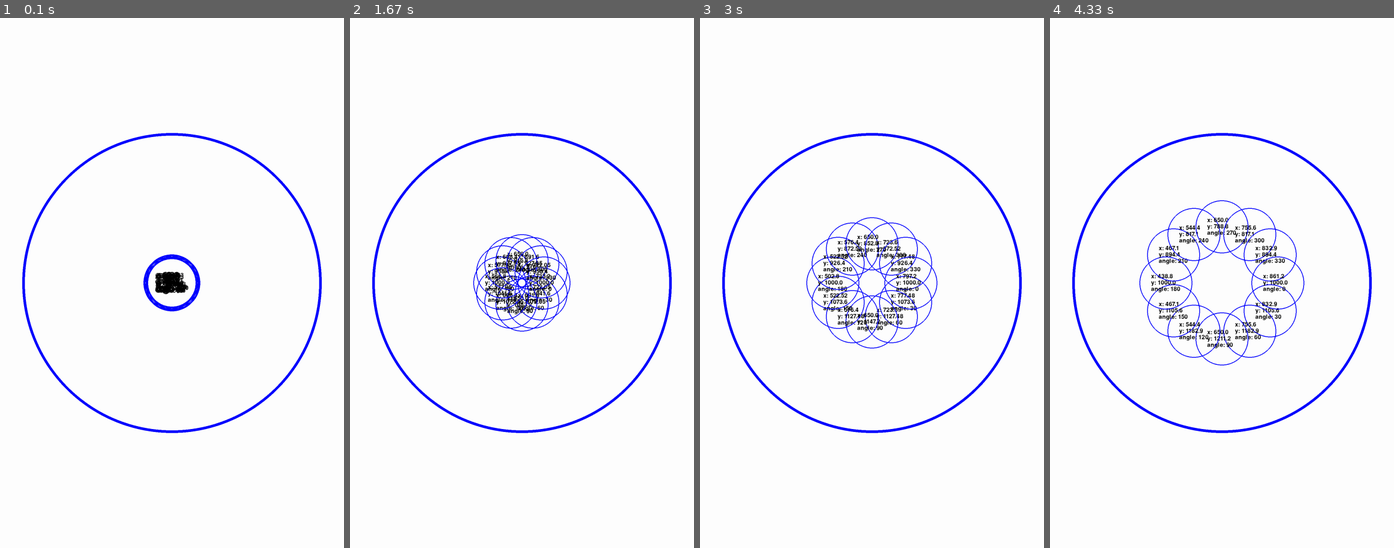
Above: before the commit, frames 1-4 (left to right).
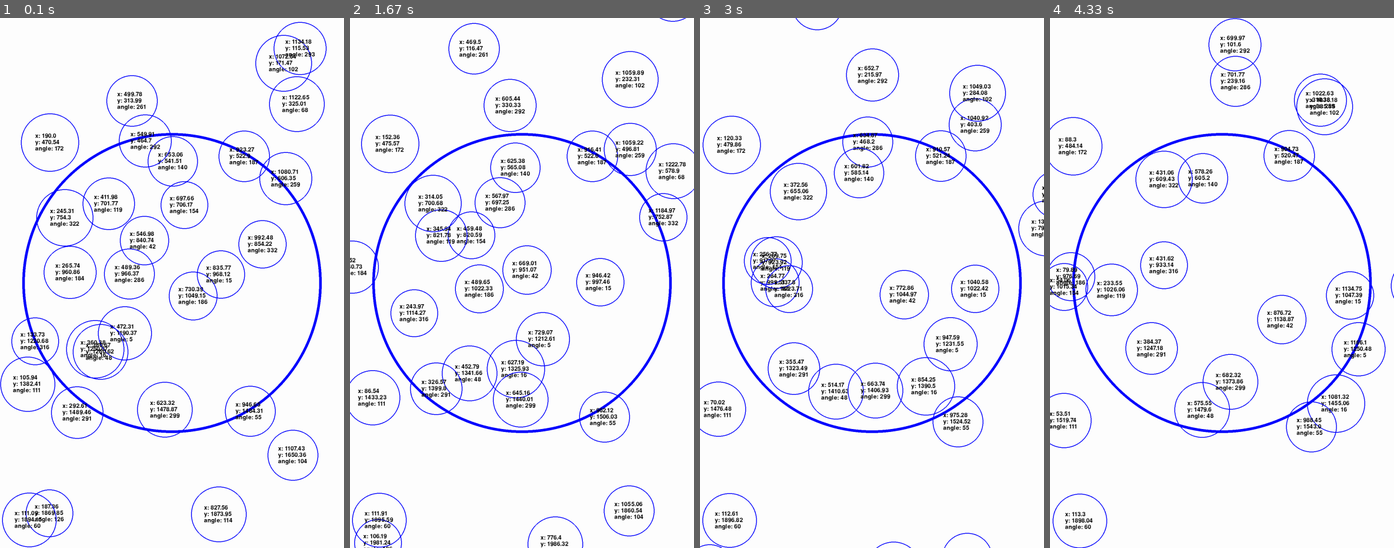
Above: after the commit, the same moments.

Repository: Archanciel/Learning_Pygame
Game: pygame game, started from bouncing_ball_imperfect_collide/move_particle_basic.py
Same seed, same stepped clock (60 frames per second), same inputs: the game is played once before the commit and once after it.
Inputs:
- Up to frame 1 (0.1 s): no input
- Up to frame 2 (1.67 s): no input
- Up to frame 3 (3 s): no input
- Up to frame 4 (4.33 s): no input

The runs differ from the first frame. In frame 1, 7.6% of the frame differs, in the area x 0-96%, y 0-100%; in frame 2, 8.2%, in the area x 0-100%, y 0-100%; in frame 3, 7.6%; in frame 4, 7.4%.

Commit message:
added random prticle creation

Diff:
--- a/bouncing_ball_imperfect_collide/move_particle_basic.py
+++ b/bouncing_ball_imperfect_collide/move_particle_basic.py
@@ -3,8 +3,9 @@
 import random
 import os
 from particledisplaypos import ParticleDisplayPos
+from particle import Particle
 
-PN = 500
+PN = 30
 DIST_MIN = 1
 
 background_colour = (255,255,255)
@@ -30,24 +31,28 @@
 	circleY = w / 2
 	circleR = (h / 2) - 105
 
-#my_particles = []
-#my_particles2 = []
-my_particles3 = []
+my_particles = []
+
 
 angleTwelth = 360 / 12
-
+'''
 if os.name == 'posix':
 	for i in range(1, 13):
 		angleDeg = i * angleTwelth
-#		my_particles.append(ParticleDisplayPos(screen = screen, x=circleX, y=circleY, radius=25, thickness=3, angleDeg=angleDeg, speed=2))
-#		my_particles2.append(ParticleDisplayPos(screen = screen, x=circleX, y=circleY, radius=15, thickness=3, angleDeg=angleDeg, speed=1))
-		my_particles3.append(ParticleDisplayPos(screen = screen, x=circleX, y=circleY, radius=100, thickness=3, angleDeg=angleDeg, speed=0.8))
+		my_particles.append(ParticleDisplayPos(screen=screen, x=circleX, y=circleY, radius=100, thickness=3, angleDeg=angleDeg, speed=0.8))
 else:
 	for i in range(1, 13):
 		angleDeg = i * angleTwelth
-#		my_particles.append(ParticleDisplayPos(screen = screen, x=circleX, y=circleY, radius=25, thickness=1, angleDeg=angleDeg, speed=0.2))
-#		my_particles2.append(ParticleDisplayPos(screen = screen, x=circleX, y=circleY, radius=15, thickness=1, angleDeg=angleDeg, speed=0.1))
-		my_particles3.append(ParticleDisplayPos(screen = screen, x=circleX, y=circleY, radius=70, thickness=1, angleDeg=angleDeg, speed=0.08))
+		my_particles.append(ParticleDisplayPos(screen=screen, x=circleX, y=circleY, radius=70, thickness=1, angleDeg=angleDeg, speed=0.08))
+'''
+for n in range(PN):
+    radius = random.randint(90, 110)
+    x = random.randint(radius, width - radius)
+    y = random.randint(radius, height - radius)
+    speed = random.random() * 3
+    angle = random.uniform(0, 360)
+    particle = ParticleDisplayPos(screen, x, y, radius, 3, angle, speed)
+    my_particles.append(particle)
 
 running = True
 
@@ -62,15 +67,8 @@
 	else:
 		pygame.draw.circle(screen, (0, 0, 255), (round(circleX), round(circleY)), round(circleR), 1)
 
-#	for particle in my_particles:
-#		particle.move()
-#		particle.display()
 
-#	for particle in my_particles2:
-#		particle.move_tuto()
-#		particle.display()
-
-	for particle in my_particles3:
+	for particle in my_particles:
 		particle.my_move()
 		#particle.move()
 		#particle.move_tuto()
